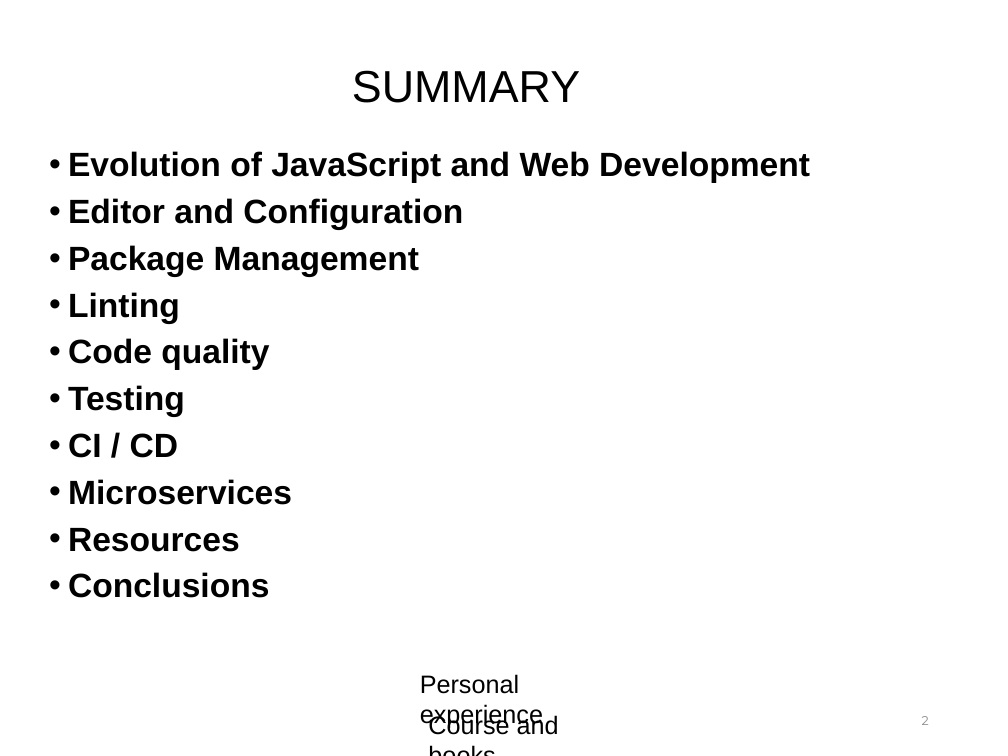
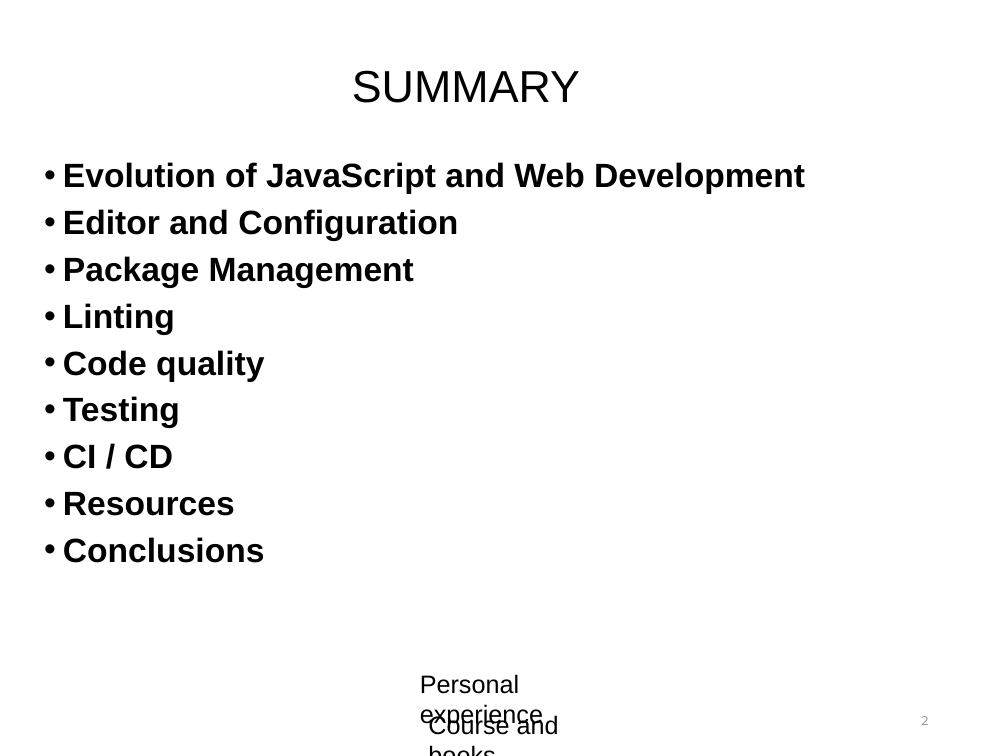
Before and after one commit to wdna-com/front-end-best-practices-slides, a slide deck: slide 2 of JavaScript Best Practices.pptx. Drawn at 1008x756 pixels with LibreOffice and Linux fonts; fonts in the diff are those of the drawing; background and template pictures are left out. Boxes give left, top, right and bottom in pixels: in the first picture for what was removed or moved away, otherwise in the second. Text is boxed around its words. In the diff, an @@ line names an element or a change of style, - is before the commit and + after.

```diff
--- a/JavaScript Best Practices.pptx
+++ b/JavaScript Best Practices.pptx
@@ text "Evolution of JavaScript and Web ..." moved from (x1=68, y1=151, x2=810, y2=598) to (x1=63, y1=162, x2=805, y2=563) @@
@@ text at (x1=68, y1=479, x2=292, y2=505): paragraph removed @@
-• Microservices
```
Also in this commit, not shown: 8 other slides changed, 4 slides added, 3 slides removed.
